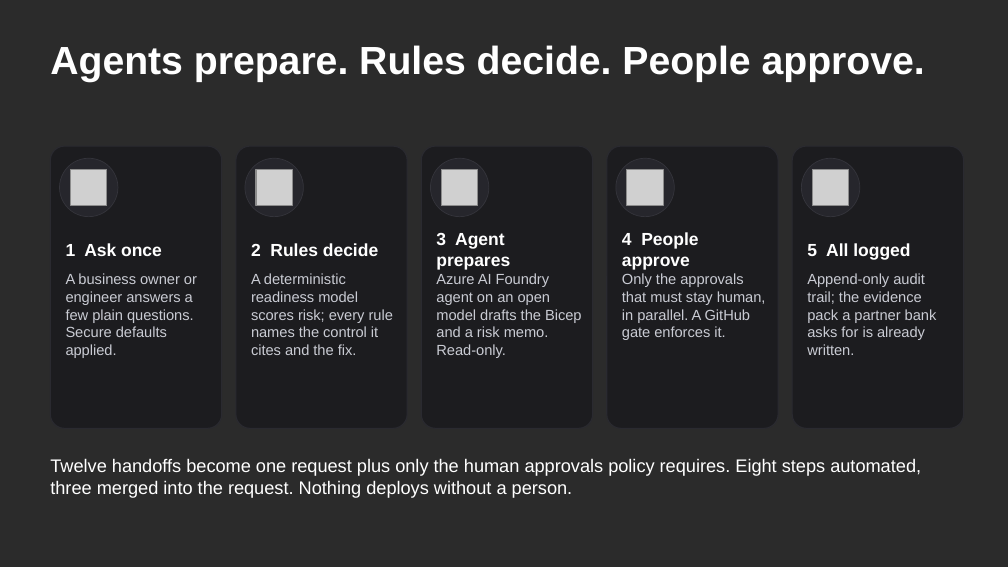
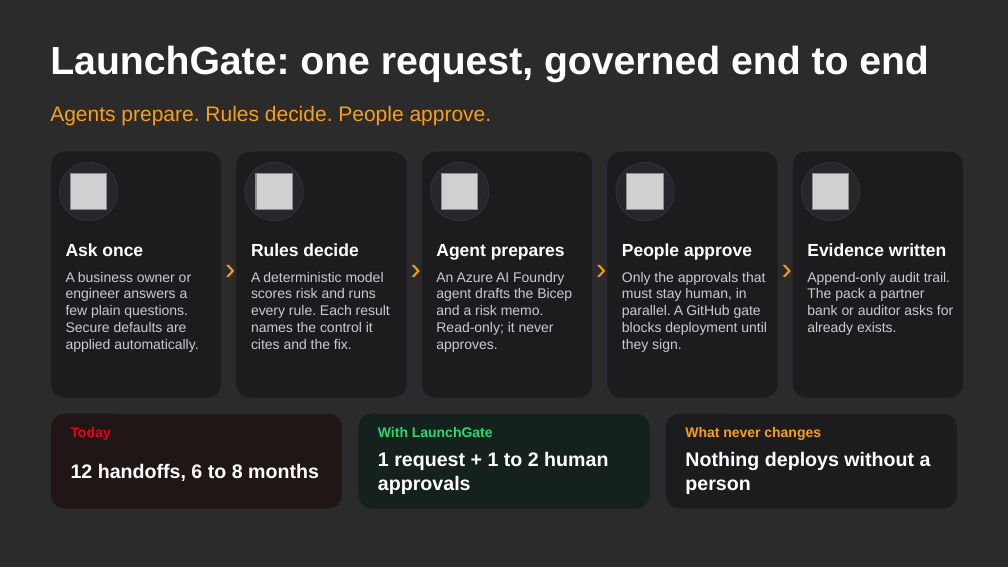
Before and after one commit to Melody2618/Garden_gate, a slide deck: slide 4 of docs/LaunchGate-Pitch-v2.pptx. Drawn at 1008x567 pixels with LibreOffice and Linux fonts; fonts in the diff are those of the drawing; grey boxes stand for pictures; background and template pictures are left out; a plain dark background stands for a picture behind light text. Boxes give left, top, right and bottom in pixels: in the first picture for what was removed or moved away, otherwise in the second. Text is boxed around its words. In the diff, an @@ line names an element or a change of style, - is before the commit and + after.

```diff
--- a/docs/LaunchGate-Pitch-v2.pptx
+++ b/docs/LaunchGate-Pitch-v2.pptx
@@ text added at (50, 45, 929, 82), 28 pt, text #FFFFFF, bold @@
+LaunchGate: one request, governed end to end
@@ text "Agents prepare. Rules decide. People ...": place and size @@
-text "Agents prepare. Rules decide. People ..." at (50, 45, 925, 82)
+text "Agents prepare. Rules decide. People ..." at (50, 105, 492, 126)
@@ text "Agents prepare. Rules decide. People ..." at (50, 105, 492, 126): size 28 to 15 pt, text colour #FFFFFF to #F79E1B, bold off; vertical alignment top to middle @@
@@ rounded rectangle: place and size @@
-rounded rectangle at (50, 146, 222, 428)
+rounded rectangle at (50, 151, 222, 398)
@@ rounded rectangle: place and size @@
-rounded rectangle at (236, 146, 407, 428)
+rounded rectangle at (236, 151, 407, 398)
@@ rounded rectangle: place and size @@
-rounded rectangle at (421, 146, 593, 428)
+rounded rectangle at (421, 151, 593, 398)
@@ rounded rectangle: place and size @@
-rounded rectangle at (607, 146, 778, 428)
+rounded rectangle at (607, 151, 778, 398)
@@ rounded rectangle: place and size @@
-rounded rectangle at (792, 146, 964, 428)
+rounded rectangle at (792, 151, 964, 398)
@@ 5 pictures, 5 ellipses: place and size @@
-5 pictures, 5 ellipses at (59, 158, 860, 217)
+5 pictures, 5 ellipses at (59, 162, 860, 221)
@@ text at (66, 243, 143, 256): text changed @@
-1 Ask once
+Ask once
@@ text added at (218, 247, 243, 287), 22 pt, text #F79E1B @@
+›
@@ text at (251, 243, 358, 256): text changed @@
-2 Rules decide
+Rules decide
@@ text added at (403, 247, 428, 287), 22 pt, text #F79E1B @@
+›
@@ text at (436, 244, 565, 260): text changed @@
-3 Agent prepares
+Agent prepares
@@ text added at (589, 247, 614, 287), 22 pt, text #F79E1B @@
+›
@@ text at (622, 243, 752, 260): text changed @@
-4 People approve
+People approve
@@ text added at (774, 247, 799, 287), 22 pt, text #F79E1B @@
+›
@@ text at (807, 243, 946, 256): text changed @@
-5 All logged
+Evidence written
@@ text at (66, 272, 198, 352): text changed; size 10.5 to 10 pt @@
-A business owner or engineer answers a few plain questions. Secure defaults applied.
+A business owner or engineer answers a few plain questions. Secure defaults are applied automatically.
@@ text at (251, 288, 390, 349): text changed; size 10.5 to 10 pt @@
-A deterministic readiness model scores risk; every rule names the control it cites and the fix.
+A deterministic model scores risk and runs every rule. Each result names the control it cites and the fix.
@@ text at (436, 288, 572, 352): text changed; size 10.5 to 10 pt @@
-Azure AI Foundry agent on an open model drafts the Bicep and a risk memo. Read-only.
+An Azure AI Foundry agent drafts the Bicep and a risk memo. Read-only; it never approves.
@@ text at (622, 288, 767, 352): text changed; size 10.5 to 10 pt @@
-Only the approvals that must stay human, in parallel. A GitHub gate enforces it.
+Only the approvals that must stay human, in parallel. A GitHub gate blocks deployment until they sign.
@@ text at (807, 288, 953, 335): text changed; size 10.5 to 10 pt @@
-Append-only audit trail; the evidence pack a partner bank asks for is already written.
+Append-only audit trail. The pack a partner bank or auditor asks for already exists.
@@ rounded rectangle added at (50, 413, 343, 509), fill #1F1414 at 88% opacity, outline #2A2A30 0.75 pt @@
@@ rounded rectangle added at (358, 413, 650, 509), fill #12201A at 88% opacity, outline #2A2A30 0.75 pt @@
@@ rounded rectangle added at (665, 413, 958, 509), fill #1A1A1E at 88% opacity, outline #2A2A30 0.75 pt @@
@@ text added at (71, 427, 111, 440), 10 pt, text #EB001B, bold @@
+Today
@@ text added at (378, 427, 493, 437), 10 pt, text #2ED573, bold @@
+With LaunchGate
@@ text added at (685, 427, 821, 440), 10 pt, text #F79E1B, bold @@
+What never changes
@@ text removed at (50, 458, 921, 498) @@
-Twelve handoffs become one request plus only the human approvals policy requires. Eight steps automated, three merged into the request. Nothing deploys without a person.
@@ text added at (71, 463, 319, 481), 14 pt, text #FFFFFF, bold @@
+12 handoffs, 6 to 8 months
@@ text added at (378, 451, 608, 494), 14 pt, text #FFFFFF, bold @@
+1 request + 1 to 2 human approvals
@@ text added at (685, 451, 931, 494), 14 pt, text #FFFFFF, bold @@
+Nothing deploys without a person
```
Also in this commit, not shown: 1 other slide changed, 1 other file.
